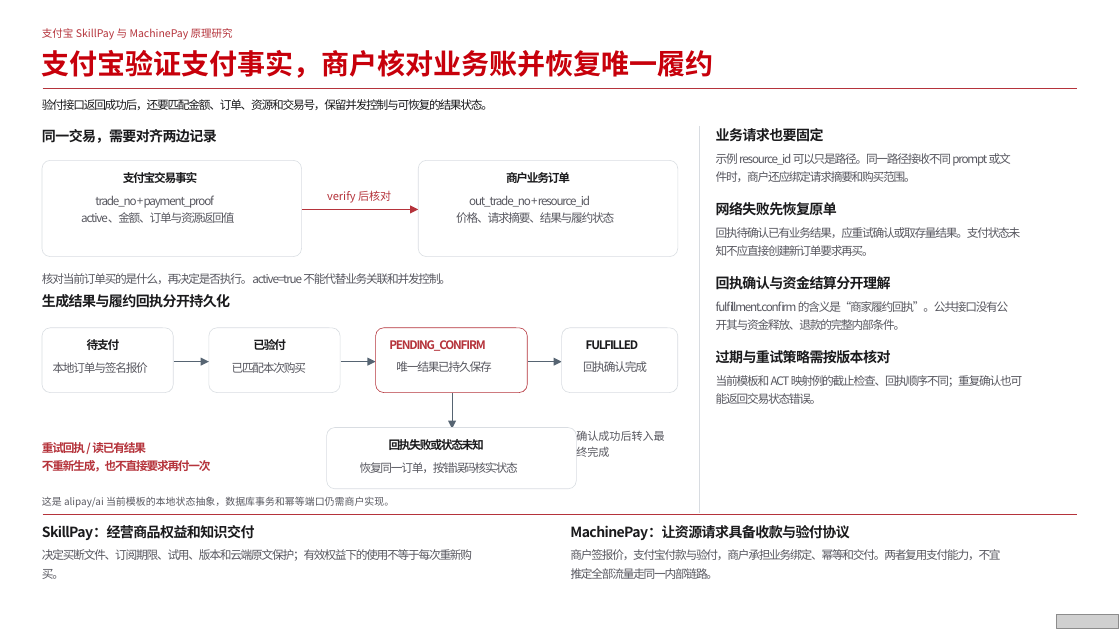
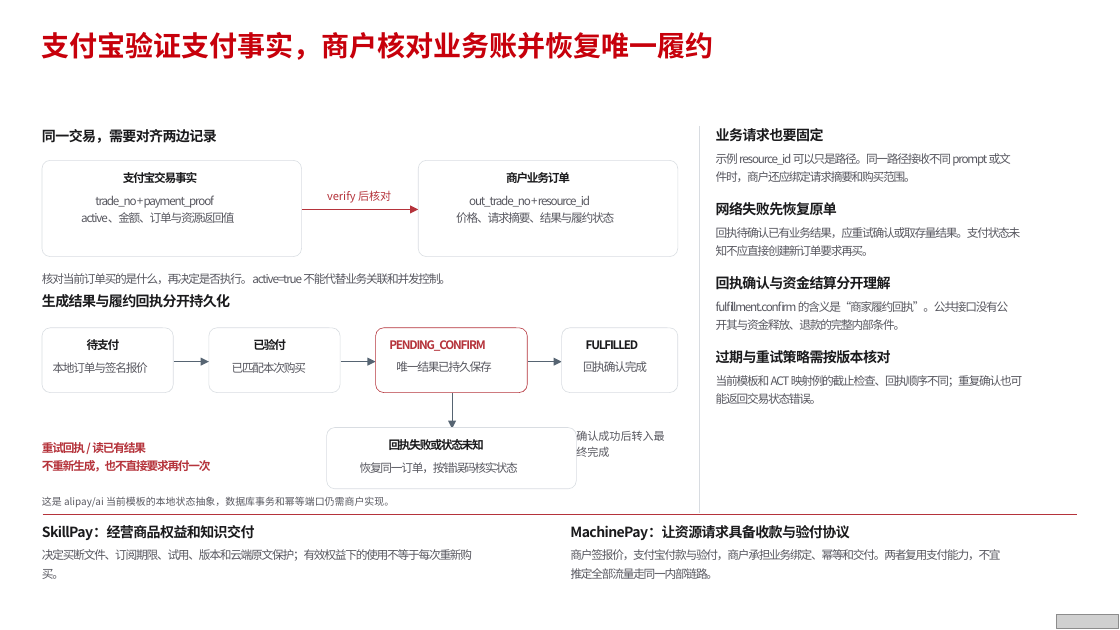
Before and after one commit to lzyu/skill-research-ppt, a slide deck: slide 14 of skill-final-v1.pptx. Drawn at 1120x630 pixels with LibreOffice and Linux fonts; fonts in the diff are those of the drawing; grey boxes stand for pictures. Boxes give left, top, right and bottom in pixels: in the first picture for what was removed or moved away, otherwise in the second. Text is boxed around its words. In the diff, an @@ line names an element or a change of style, - is before the commit and + after.

Commit message:
Refine Skill lifecycle page and Zhiguoyuan example

```diff
--- a/skill-final-v1.pptx
+++ b/skill-final-v1.pptx
@@ text "支付宝验证支付事实，商户核对业务账并恢复唯一履约": place and size @@
-text "支付宝验证支付事实，商户核对业务账并恢复唯一履约" at [42,50,714,78]
+text "支付宝验证支付事实，商户核对业务账并恢复唯一履约" at [42,32,714,60]
@@ text removed at [42,28,233,40] @@
-支付宝 SkillPay 与 MachinePay 原理研究
@@ line removed from (43, 88) to (1078, 88) @@
@@ text removed at [42,99,493,110] @@
-验付接口返回成功后，还要匹配金额、订单、资源和交易号，保留并发控制与可恢复的结果状态。
```
Also in this commit, not shown: 18 other slides changed, 1 slide added, 1 slide removed, 5 other files.
